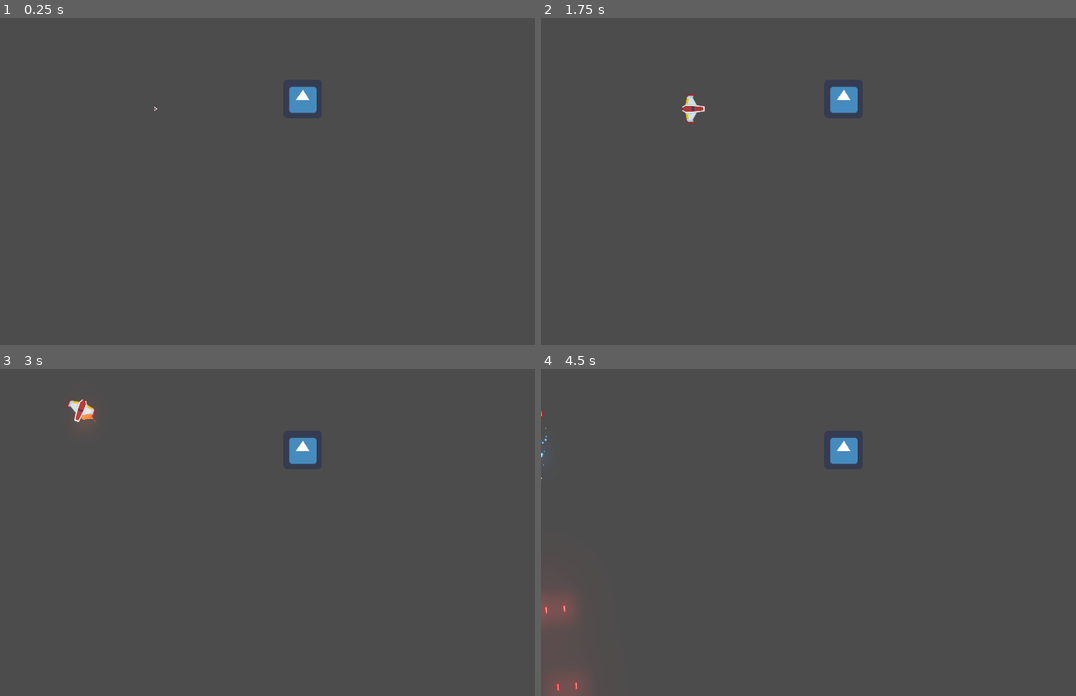
Above: before the commit, frames 1-4 (two rows, left to right).
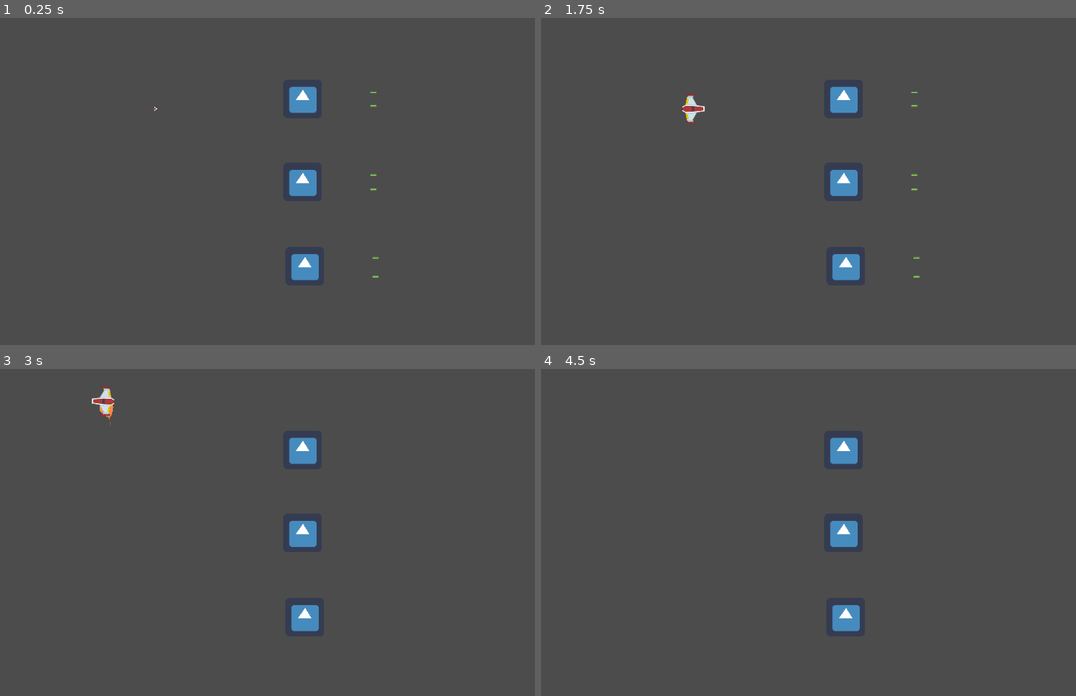
Above: after the commit, the same moments.

Repository: rockandrol/Proyecto-B
Game: Godot game, scene res://Juego/Niveles/NivelBase.tscn
Same seed, same stepped clock (60 frames per second), same inputs: the game is played once before the commit and once after it. The engine's default icon, where the game draws it, is replaced by a stand-in: a white triangle on a blue panel in a dark square.
Inputs (mouse positions are in pixels of both pictures, inside the frame that each line leads up to):
- Up to frame 1 (0.25 s): no input
- Up to frame 2 (1.75 s): tap Enter at 0.5 s; move the mouse to (958, 165) at 0.52 s; hold W (mover_adelante) 0.53-1.28 s; hold Space (disparo_principal) 0.53-1.28 s; move the mouse to (717, 197) at 1.27 s; hold S (mover_atras) from 1.28 s (still down); right-click (717, 197) at 1.35 s
- Up to frame 3 (3 s): move the mouse to (347, 460) at 2.02 s; release S (mover_atras) at 2.03 s; hold A (giro_antihorario) 2.03-2.78 s; hold W (mover_adelante) from 2.03 s (still down); move the mouse to (262, 597) at 2.77 s; tap D (giro_horario) at 2.85 s
- Up to frame 4 (4.5 s): move the mouse to (1006, 581) at 3.52 s; release W (mover_adelante) at 3.53 s; hold Space (disparo_principal) 3.53-4.28 s; hold S (mover_atras) from 3.53 s (still down); move the mouse to (658, 483) at 4.27 s; right-click (658, 483) at 4.35 s

The runs differ from the first frame. In frame 1, 0.8% of the frame differs, in the area x 54-71%, y 22-81%; in frame 2, 0.8%; in frame 3, 1.3%; in frame 4, 1.9%, in the area x 0-60%, y 12-100%.

Commit message:
clase 7
daño
agregados:
   - daño proyectil
   - daño laser
   - recibir daño proyectil enemigo

Diff:
--- /dev/null
+++ b/Juego/Enemigos/AreaColision.gd
@@ -0,0 +1,4 @@
+extends Area2D
+
+func recibir_danio(danio:float):
+	owner.recibir_danio(danio)
--- a/Juego/Enemigos/EnemigoDummy.gd
+++ b/Juego/Enemigos/EnemigoDummy.gd
@@ -1,7 +1,16 @@
 extends Node2D
 
+var hitpoints:float= 10.0
+
+func recibir_danio(danio: float) -> void:
+	hitpoints -= danio
+	if hitpoints <= 0.0:
+		queue_free()
 
 
 func _on_Area2D_body_entered(body: Node) -> void:
 	if body is Player:
 		body.destruir()
+
+func _process(_delta: float) -> void:
+	$Canion.set_esta_disparando(true)
--- a/Juego/Enemigos/EnemigoDummy.tscn
+++ b/Juego/Enemigos/EnemigoDummy.tscn
@@ -1,7 +1,10 @@
-[gd_scene load_steps=4 format=2]
+[gd_scene load_steps=7 format=2]
 
 [ext_resource path="res://Juego/Enemigos/EnemigoDummy.gd" type="Script" id=1]
 [ext_resource path="res://icon.png" type="Texture" id=2]
+[ext_resource path="res://Juego/Enemigos/AreaColision.gd" type="Script" id=3]
+[ext_resource path="res://Juego/Proyectiles/Canion.tscn" type="PackedScene" id=4]
+[ext_resource path="res://Juego/Proyectiles/ProyectilEnemigo.tscn" type="PackedScene" id=5]
 
 [sub_resource type="RectangleShape2D" id=1]
 extents = Vector2( 31.3323, 31.9543 )
@@ -12,6 +15,7 @@
 [node name="Area2D" type="Area2D" parent="."]
 collision_layer = 2
 collision_mask = 9
+script = ExtResource( 3 )
 
 [node name="CollisionShape2D" type="CollisionShape2D" parent="Area2D"]
 shape = SubResource( 1 )
@@ -19,4 +23,12 @@
 [node name="Sprite" type="Sprite" parent="."]
 texture = ExtResource( 2 )
 
+[node name="Canion" parent="." instance=ExtResource( 4 )]
+proyectil = ExtResource( 5 )
+cadencia_disparo = 1.5
+velocidad_proyectil = 1000
+danio_proyectil = 3
+
 [connection signal="body_entered" from="Area2D" to="." method="_on_Area2D_body_entered"]
+
+[editable path="Canion"]
--- a/Juego/Naves/Players/Player.gd
+++ b/Juego/Naves/Players/Player.gd
@@ -8,6 +8,7 @@
 export var potencia_motor:int = 20
 export var potencia_rotacion:int = 280
 export var estela_maxima:int = 150
+export var hitpoints:float = 15.0
 
 ## Atributos
 var estado_actual:int = ESTADO.SPAWN
@@ -23,7 +24,7 @@
 onready var laser:RayoLaser = $LaserBeam2D
 onready var estela:Estelar = $Estela/Trail2D
 onready var audio_motor:AudioStreamPlayer2D = $motor_sfx
-
+onready var audio_danio:AudioStreamPlayer = $danio_sfx
 
 ## Metodos
 func _ready() -> void:
@@ -76,8 +77,8 @@
 		ESTADO.INVENCIBLE:
 			colisionador.set_deferred("disable", true)
 		ESTADO.MUERTO:
-			colisionador.set_deferred("disable", true)
-			canion.set_puede_disparar(true)
+			colisionador.set_deferred("disable", false)
+			canion.set_puede_disparar(false)
 			Eventos.emit_signal("nave_destruida", global_position,3)
 			print("tire la pata")
 			queue_free()
@@ -121,3 +122,9 @@
 func _on_AnimationPlayer_animation_finished(anim_name: String) -> void:
 	if anim_name == "spawn" :
 		controlador_estados(ESTADO.VIVO)
+
+func recibir_danio(danio: float) -> void:
+	hitpoints -= danio
+	audio_danio.play()
+	if hitpoints <= 0.0:
+		destruir()
--- a/Juego/Naves/Players/Player.tscn
+++ b/Juego/Naves/Players/Player.tscn
@@ -8,6 +8,8 @@
 [ext_resource path="res://Juego/Naves/Players/estela/Trail2D.tscn" type="PackedScene" id=6]
 [ext_resource path="res://TemporalAssets/sci-fi-sounds/Audio/thrusterFire_000.ogg" type="AudioStream" id=7]
 [ext_resource path="res://Juego/Motor/motor_sfx.gd" type="Script" id=8]
+[ext_resource path="res://Juego/Proyectiles/ProyectilPlayer.tscn" type="PackedScene" id=9]
+[ext_resource path="res://Juego/SFX/dnio.ogg" type="AudioStream" id=10]
 
 [sub_resource type="CircleShape2D" id=1]
 radius = 37.3673
@@ -62,15 +64,16 @@
 [node name="CollisionShape2D" type="CollisionShape2D" parent="."]
 shape = SubResource( 1 )
 
+[node name="LaserBeam2D" parent="." instance=ExtResource( 5 )]
+
 [node name="Canion" parent="." instance=ExtResource( 4 )]
+proyectil = ExtResource( 9 )
 
 [node name="PuntoIzquierdo" parent="Canion" index="0"]
 position = Vector2( 0, -30 )
 
 [node name="PuntoDerecho" parent="Canion" index="1"]
 position = Vector2( 0, 30 )
-
-[node name="LaserBeam2D" parent="." instance=ExtResource( 5 )]
 
 [node name="Estela" type="Node2D" parent="."]
 position = Vector2( 33.234, -68.9314 )
@@ -93,13 +96,16 @@
 
 [node name="Tween" type="Tween" parent="motor_sfx"]
 
+[node name="danio_sfx" type="AudioStreamPlayer" parent="."]
+stream = ExtResource( 10 )
+pitch_scale = 0.58
+
 [node name="AnimationPlayer" type="AnimationPlayer" parent="."]
 root_node = NodePath("../Sprite")
 autoplay = "spawn"
 anims/default = SubResource( 2 )
 anims/spawn = SubResource( 3 )
 
-[connection signal="timeout" from="Canion/TimerEnfriamiento" to="Canion" method="_on_TimerEnfriamiento_timeout"]
 [connection signal="animation_finished" from="AnimationPlayer" to="." method="_on_AnimationPlayer_animation_finished"]
 
 [editable path="Canion"]
--- a/Juego/Niveles/Nivel.gd
+++ b/Juego/Niveles/Nivel.gd
@@ -24,10 +24,10 @@
 
 
 func _on_disparo(proyectil:ProyectilRed) -> void:
-	add_child(proyectil)
+	contenedor_proyectiles.add_child(proyectil)
 
 func _on_nave_destruida(posicion: Vector2, num_explosiones: int) -> void:
-	for i in range(num_explosiones):
+	for _i in range(num_explosiones):
 		var new_explosion:Node2D = explosion.instance()
 		new_explosion.global_position = posicion
 		add_child(new_explosion)
--- a/Juego/Niveles/NivelBase.tscn
+++ b/Juego/Niveles/NivelBase.tscn
@@ -12,6 +12,7 @@
 
 [node name="Player" parent="." instance=ExtResource( 1 )]
 position = Vector2( 512, 300 )
+potencia_rotacion = 250
 
 [node name="WorldEnvironment" type="WorldEnvironment" parent="."]
 environment = ExtResource( 3 )
@@ -19,3 +20,36 @@
 [node name="EnemigoDummy" parent="." instance=ExtResource( 4 )]
 position = Vector2( 997.807, 267.27 )
 scale = Vector2( 2, 2 )
+
+[node name="PuntoIzquierdo" parent="EnemigoDummy/Canion" index="0"]
+position = Vector2( 0, 11.365 )
+
+[node name="PuntoDerecho" parent="EnemigoDummy/Canion" index="1"]
+position = Vector2( 0, -10.5946 )
+
+[node name="EnemigoDummy2" parent="." instance=ExtResource( 4 )]
+position = Vector2( 997.807, 541.666 )
+scale = Vector2( 2, 2 )
+
+[node name="PuntoIzquierdo" parent="EnemigoDummy2/Canion" index="0"]
+position = Vector2( 0, -11.3924 )
+
+[node name="PuntoDerecho" parent="EnemigoDummy2/Canion" index="1"]
+position = Vector2( 0, 12.2363 )
+
+[node name="EnemigoDummy3" parent="." instance=ExtResource( 4 )]
+position = Vector2( 1004.93, 819.626 )
+scale = Vector2( 2, 2 )
+
+[node name="PuntoIzquierdo" parent="EnemigoDummy3/Canion" index="0"]
+position = Vector2( 0, -13.5 )
+
+[node name="PuntoDerecho" parent="EnemigoDummy3/Canion" index="1"]
+position = Vector2( 0, 17.5 )
+
+[editable path="EnemigoDummy"]
+[editable path="EnemigoDummy/Canion"]
+[editable path="EnemigoDummy2"]
+[editable path="EnemigoDummy2/Canion"]
+[editable path="EnemigoDummy3"]
+[editable path="EnemigoDummy3/Canion"]
--- a/Juego/Proyectiles/Canion.gd
+++ b/Juego/Proyectiles/Canion.gd
@@ -64,5 +64,9 @@
 
 
 
+
+
+
+
 func _on_TimerEnfriamiento_timeout() -> void:
 	esta_enfriado = true
--- a/Juego/Proyectiles/Canion.tscn
+++ b/Juego/Proyectiles/Canion.tscn
@@ -19,3 +19,5 @@
 bus = "SFX"
 
 [node name="TimerEnfriamiento" type="Timer" parent="."]
+
+[connection signal="timeout" from="TimerEnfriamiento" to="." method="_on_TimerEnfriamiento_timeout"]
--- a/Juego/Proyectiles/LaserBeam/LaserBeam2D.gd
+++ b/Juego/Proyectiles/LaserBeam/LaserBeam2D.gd
@@ -10,6 +10,8 @@
 export var max_length := 1400.0
 # Base duration of the tween animation in seconds.
 export var growth_time := 0.1
+
+export var radio_danio := 10
 
 # If `true`, the laser is firing.
 # It plays appearing and disappearing animations when it's not animating.
@@ -33,7 +35,7 @@
 
 func _physics_process(delta: float) -> void:
 	cast_to = (cast_to + Vector2.RIGHT * cast_speed * delta).clamped(max_length)
-	cast_beam()
+	cast_beam(delta)
 
 
 func set_is_casting(cast: bool) -> void:
@@ -56,7 +58,7 @@
 
 # Controls the emission of particles and extends the Line2D to `cast_to` or the ray's
 # collision point, whichever is closest.
-func cast_beam() -> void:
+func cast_beam(delta: float) -> void:
 	var cast_point := cast_to
 
 	force_raycast_update()
@@ -66,6 +68,8 @@
 		cast_point = to_local(get_collision_point())
 		collision_particles.global_rotation = get_collision_normal().angle()
 		collision_particles.position = cast_point
+		if get_collider().has_method("recibir_danio"):
+			get_collider().recibir_danio(radio_danio * delta)
 
 	fill.points[1] = cast_point
 	beam_particles.position = cast_point * 0.5
--- a/Juego/Proyectiles/LaserBeam/LaserBeam2D.tscn
+++ b/Juego/Proyectiles/LaserBeam/LaserBeam2D.tscn
@@ -65,7 +65,10 @@
 z_as_relative = false
 enabled = true
 cast_to = Vector2( 0, 0 )
+collision_mask = 6
+collide_with_areas = true
 script = ExtResource( 1 )
+radio_danio = 15
 
 [node name="FillLine2D" type="Line2D" parent="."]
 modulate = Color( 1.5, 1.5, 1.5, 1 )
--- a/Juego/Proyectiles/ProyectilEnemigo.tscn
+++ b/Juego/Proyectiles/ProyectilEnemigo.tscn
@@ -3,17 +3,10 @@
 [ext_resource path="res://Juego/Proyectiles/ProyectilRed.tscn" type="PackedScene" id=1]
 
 [node name="ProyectilEnemigo" instance=ExtResource( 1 )]
+rotation = 0.0
 z_index = 39
 collision_layer = 16
 collision_mask = 5
 
 [node name="Sprite" parent="." index="0"]
-modulate = Color( 0.97, 3.17, 0.65, 1 )
-
-[node name="CollisionShape2D" parent="." index="1"]
-visible = true
-rotation = 1.5708
-
-[node name="VisibilityNotifier2D" parent="." index="2"]
-visible = true
-rotation = 1.5708
+modulate = Color( 0.97, 3.17, 0.65, 0.21 )
--- a/Juego/Proyectiles/ProyectilPlayer.tscn
+++ b/Juego/Proyectiles/ProyectilPlayer.tscn
@@ -3,11 +3,4 @@
 [ext_resource path="res://Juego/Proyectiles/ProyectilRed.tscn" type="PackedScene" id=1]
 
 [node name="ProyectilPlayer" instance=ExtResource( 1 )]
-
-[node name="CollisionShape2D" parent="." index="1"]
-visible = true
-rotation = 1.5708
-
-[node name="VisibilityNotifier2D" parent="." index="2"]
-visible = true
-rotation = 1.5708
+collision_mask = 22
--- a/Juego/Proyectiles/ProyectilRed.gd
+++ b/Juego/Proyectiles/ProyectilRed.gd
@@ -17,6 +17,22 @@
 func _physics_process(delta: float) -> void:
 	position += velocidad*delta
 
+## Metodos Custom
+func daniar(otro_cuerpo:CollisionObject2D) -> void:
+	if otro_cuerpo.has_method("recibir_danio"):
+		otro_cuerpo.recibir_danio(danio)
 
+		queue_free()
+
+
+## Señales internas
 func _on_VisibilityNotifier2D_screen_exited() -> void:
 	queue_free()
+
+func _on_area_entered(area: Area2D) -> void:
+	if area.has_method("recibir_danio"):
+		area.recibir_danio(danio)
+	queue_free()
+
+func _on_body_entered(body: Node) -> void:
+	daniar(body)
--- a/Juego/Proyectiles/ProyectilRed.tscn
+++ b/Juego/Proyectiles/ProyectilRed.tscn
@@ -32,4 +32,6 @@
 rotation = 1.5708
 scale = Vector2( 0.342962, 1.81294 )
 
+[connection signal="area_entered" from="." to="." method="_on_area_entered"]
+[connection signal="body_entered" from="." to="." method="_on_body_entered"]
 [connection signal="screen_exited" from="VisibilityNotifier2D" to="." method="_on_VisibilityNotifier2D_screen_exited"]
Not shown: 1 places in Juego/Naves/Players/Player.tscn that only renumber resources
Not shown, added: Juego/SFX/dnio.ogg.import
Not shown, added: Juego/SFX/dnio.ogg
